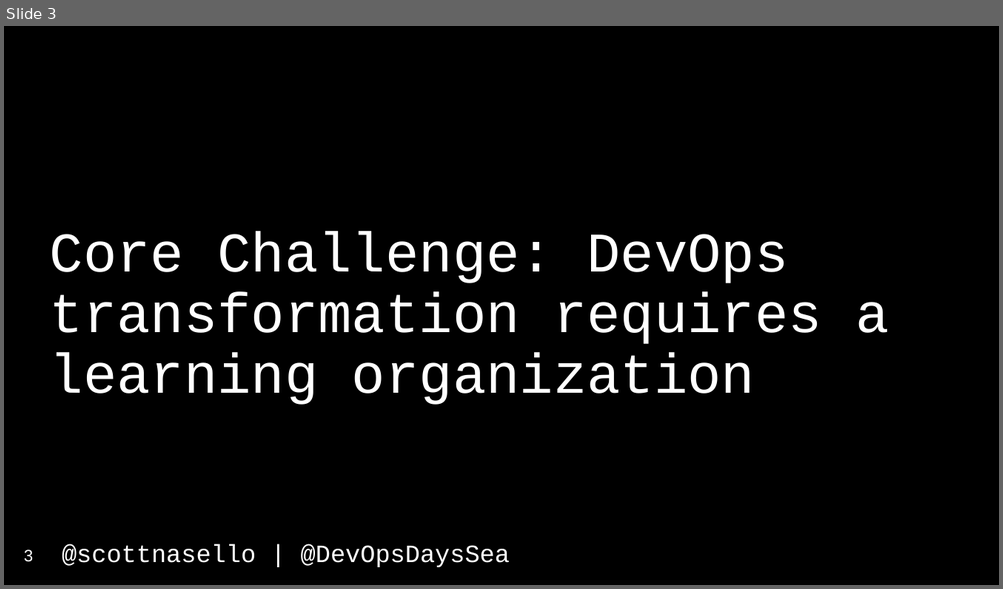
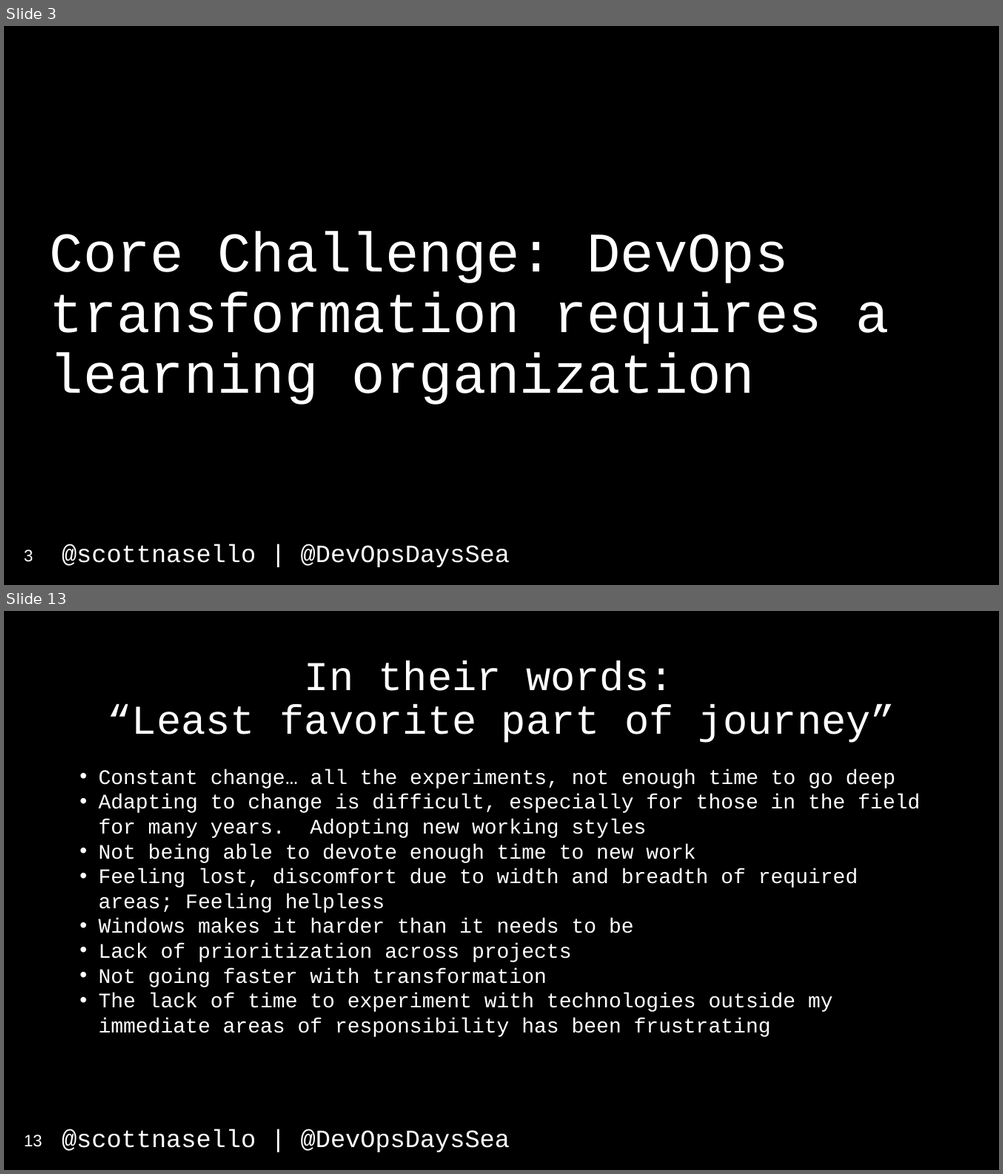
Before and after one commit to scottnasello/talks, a slide deck: 2017-04-26 Seattle DevOpsDays/DevOpsDays Seattle.pptx. Shown one above the other, each under a label of ours: slide 3 before the commit, slides 3 and 13 after it; the slides between them are not shown. The pictures are 1003x589 and 1003x1174 pixels, drawn with LibreOffice and Linux fonts; fonts in the diff are those of the drawing. Boxes give left, top, right and bottom in pixels: in the first picture for what was removed or moved away, otherwise in the second. Text is boxed around its words. In the diff, an @@ line names an element or a change of style, - is before the commit and + after.

```diff
--- a/2017-04-26 Seattle DevOpsDays/DevOpsDays Seattle.pptx
+++ b/2017-04-26 Seattle DevOpsDays/DevOpsDays Seattle.pptx
@@ slide 13 added at [4,611,999,1170], background #000000; not listed: 1 template element that a slide beside it also shows @@
@@ title added at [108,661,895,743], 39.6 pt, text #FFFFFF @@
+In their words:
+“Least favorite part of journey”
@@ text added at [99,769,919,1037], 20 pt, text #FFFFFF @@
+• Constant change… all the experiments, not enough time to go deep
+• Adapting to change is difficult, especially for those in the field for many years. Adopting new working styles
+• Not being able to devote enough time to new work
+• Feeling lost, discomfort due to width and breadth of required areas; Feeling helpless
+• Windows makes it harder than it needs to be
+• Lack of prioritization across projects
+• Not going faster with transformation
+• The lack of time to experiment with technologies outside my immediate areas of responsibility has been frustrating
@@ page number added at [24,1135,42,1147], 16 pt, text #FFFFFF @@
+13
```
Also in this commit, not shown: 4 slides changed, 15 other slides added, 2 other files.
